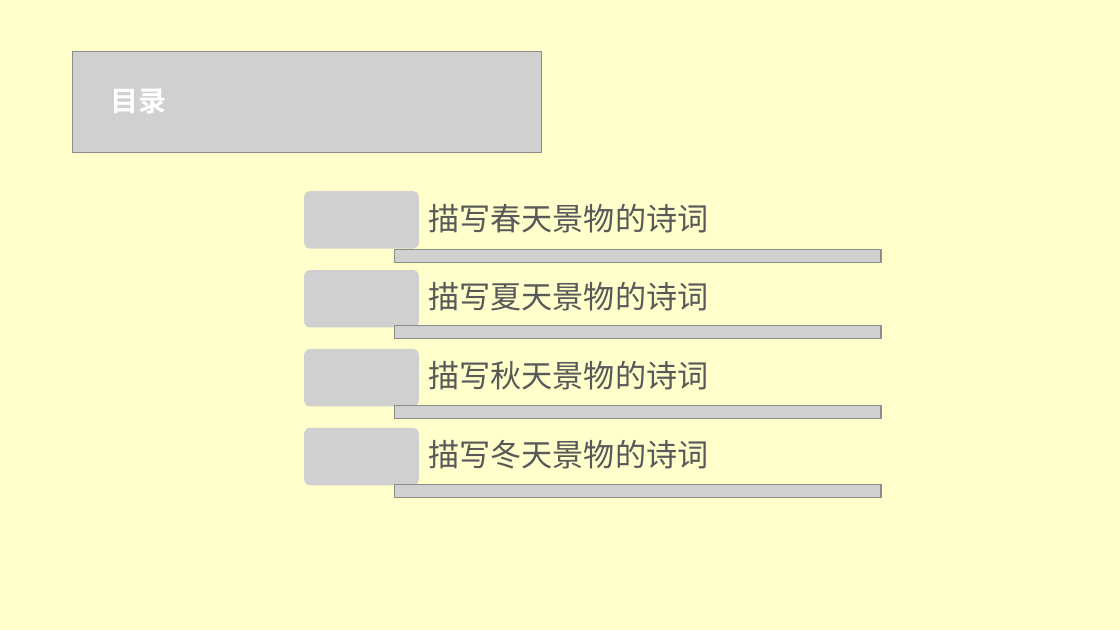
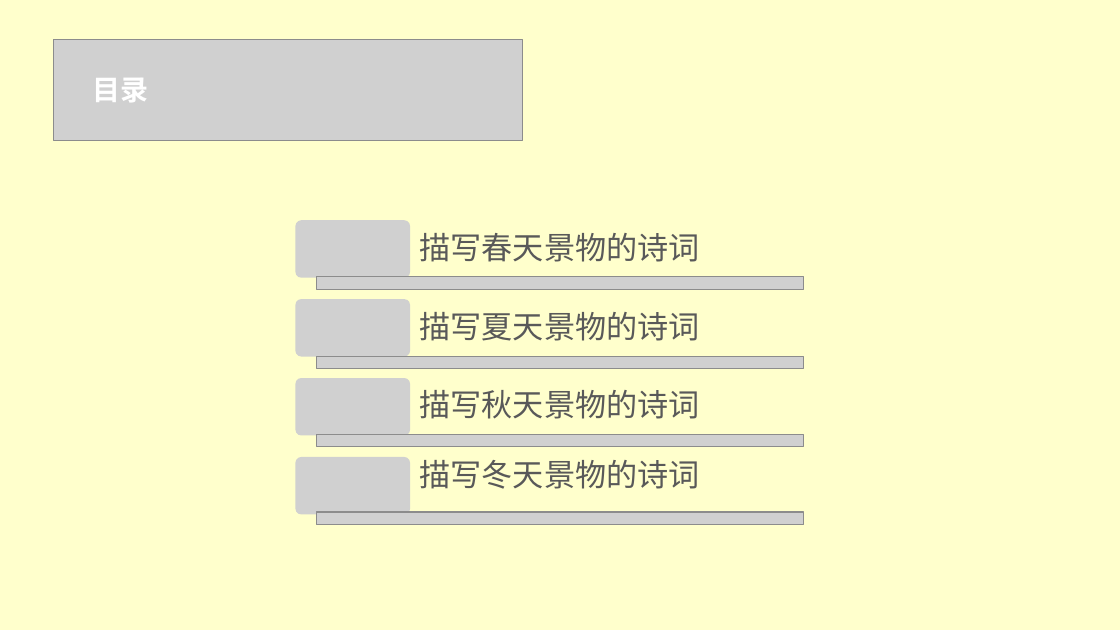
Before and after one commit to CancerXiaoAi/demo, a slide deck: slide 2 of 大学信息技术/项目4/实训1/慧雅诗韵.pptx. Drawn at 1120x630 pixels with LibreOffice and Linux fonts; fonts in the diff are those of the drawing; grey boxes stand for pictures; background and template pictures are left out. Boxes give left, top, right and bottom in pixels: in the first picture for what was removed or moved away, otherwise in the second. Text is boxed around its words. In the diff, an @@ line names an element or a change of style, - is before the commit and + after.

```diff
--- a/大学信息技术/项目4/实训1/慧雅诗韵.pptx
+++ b/大学信息技术/项目4/实训1/慧雅诗韵.pptx
@@ picture: place and size @@
-picture at bbox=[73, 52, 542, 152]
+picture at bbox=[54, 39, 523, 140]
@@ text "目录": place and size @@
-text "目录" at bbox=[110, 89, 166, 113]
+text "目录" at bbox=[93, 78, 149, 102]
@@ picture: place and size @@
-picture at bbox=[394, 405, 881, 418]
+picture at bbox=[317, 277, 804, 289]
@@ picture: place and size @@
-picture at bbox=[394, 326, 881, 338]
+picture at bbox=[317, 356, 804, 368]
@@ 3 texts: place and size @@
-3 texts at bbox=[428, 204, 708, 390]
+3 texts at bbox=[419, 233, 699, 419]
@@ group removed at bbox=[305, 192, 419, 485]: 4 pictures @@
@@ picture: place and size @@
-picture at bbox=[394, 250, 881, 262]
+picture at bbox=[317, 435, 804, 447]
@@ text "描写冬天景物的诗词": place and size @@
-text "描写冬天景物的诗词" at bbox=[428, 440, 708, 469]
+text "描写冬天景物的诗词" at bbox=[419, 460, 699, 489]
@@ group added at bbox=[296, 221, 410, 514]: 4 pictures @@
@@ picture: place and size @@
-picture at bbox=[394, 485, 881, 497]
+picture at bbox=[317, 512, 804, 524]
```
Also in this commit, not shown: 10 other slides changed, 2 other files.
